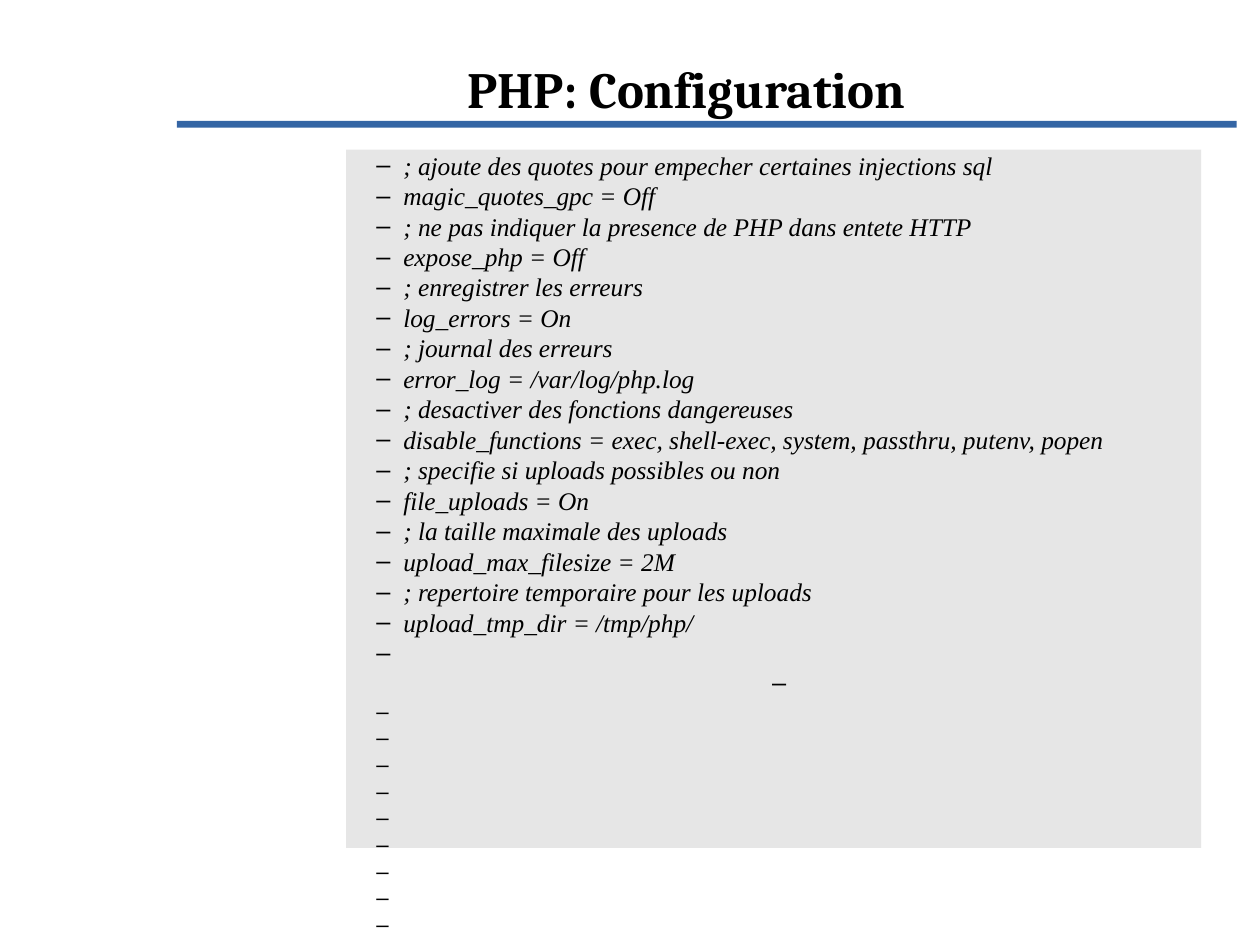
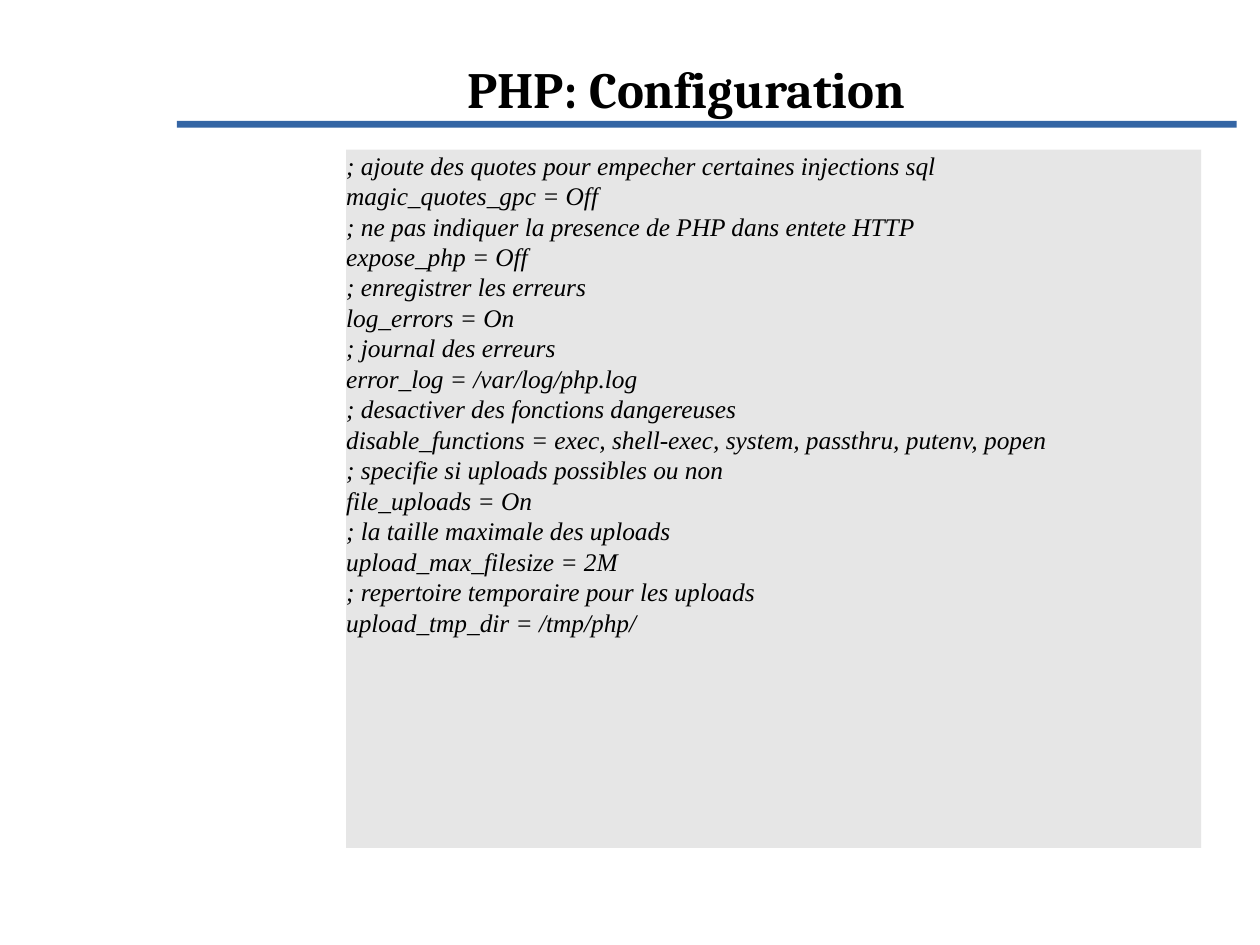
Before and after one commit to Evolix/evoformations, a slide deck: slide 9 of slides/php.odp. Drawn at 1260x945 pixels with LibreOffice and Linux fonts; fonts in the diff are those of the drawing; background and template pictures are left out. Boxes give left, top, right and bottom in pixels: in the first picture for what was removed or moved away, otherwise in the second. Text is boxed around its words. In the diff, an @@ line names an element or a change of style, - is before the commit and + after.

```diff
--- a/slides/php.odp
+++ b/slides/php.odp
@@ rectangle "; ajoute des quotes pour ..." at (346, 150, 1202, 848): bullet – to none; list level 2 to 1 in "; ajoute des quotes pour ..."; list level 2 to 1 in "magic_quotes_gpc = Off"; list level 2 to 1 in "; ne pas indiquer la ..."; list level 2 to 1 in "expose_php = Off"; list level 2 to 1 in "; enregistrer les erreurs"; list level 2 to 1 in "log_errors = On"; list level 2 to 1 in "; journal des erreurs"; list level 2 to 1 in "error_log = /var/log/php.log"; list level 2 to 1 in "; desactiver des fonctions dangereuses"; list level 2 to 1 in "disable_functions = exec, shell-exec, system, ..."; list level 2 to 1 in "; specifie si uploads possibles ..."; list level 2 to 1 in "file_uploads = On"; list level 2 to 1 in "; la taille maximale des ..."; list level 2 to 1 in "upload_max_filesize = 2M"; list level 2 to 1 in "; repertoire temporaire pour les ..."; list level 2 to 1 in "upload_tmp_dir = /tmp/php/" @@
```
Also in this commit, not shown: 10 other slides changed, 3 slides added, 2 other files.
